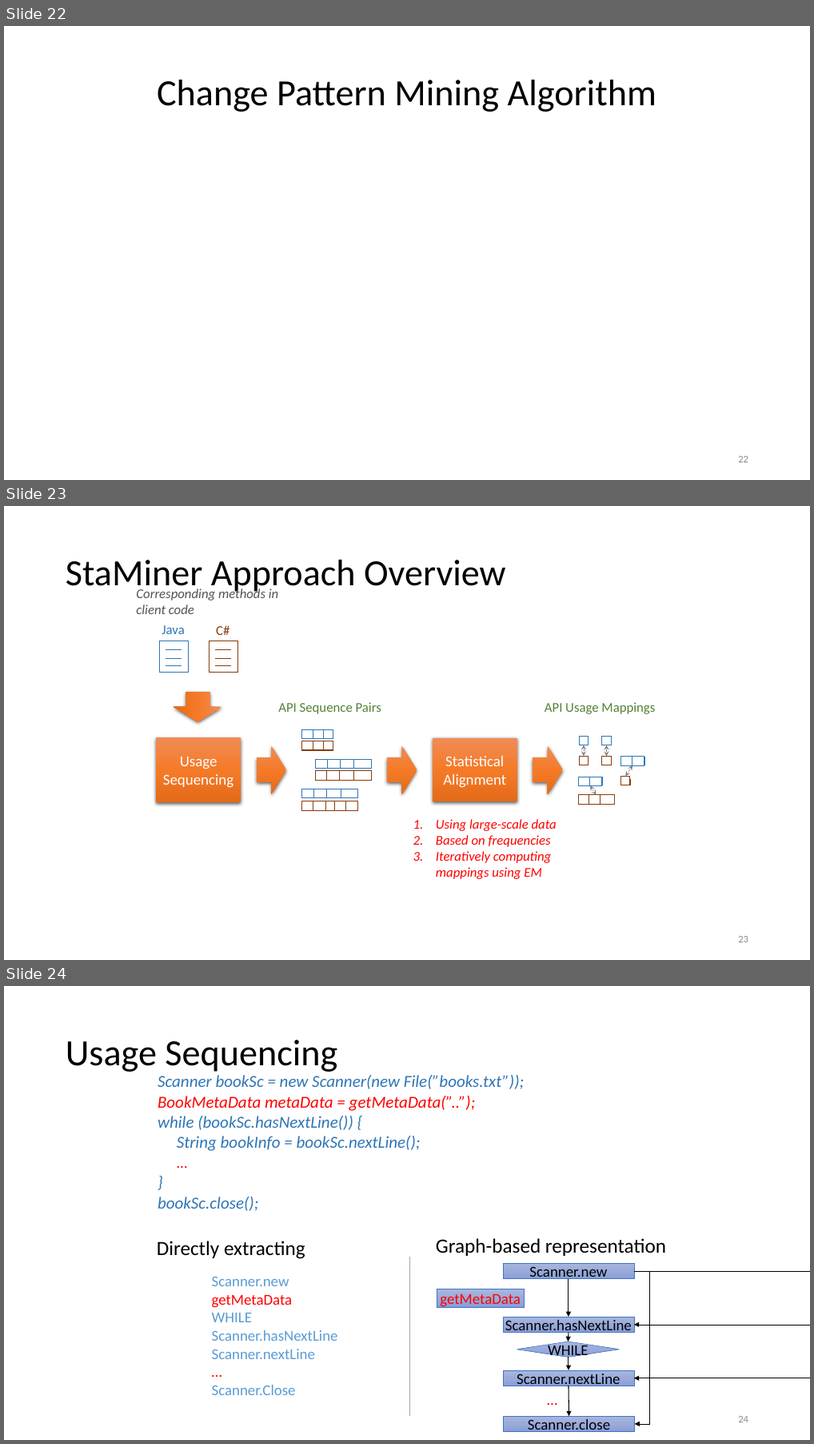
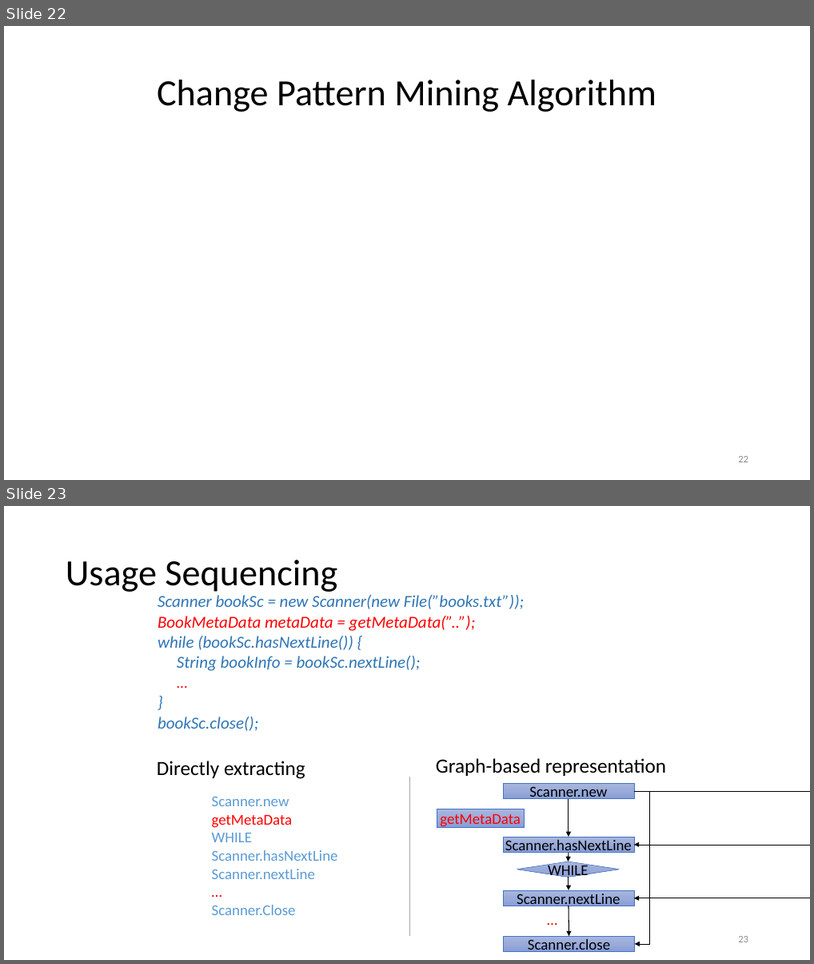
Before and after one commit to nguyenhoan/CPatMiner, a slide deck: CPatMiner_2.pptx. Shown one above the other, each under a label of ours: slides 22, 23 and 24 before the commit, slides 22 and 23 after it. The pictures are 814x1444 and 814x964 pixels, drawn with LibreOffice and Linux fonts; fonts in the diff are those of the drawing. Boxes give left, top, right and bottom in pixels: in the first picture for what was removed or moved away, otherwise in the second. Text is boxed around its words. In the diff, an @@ line names an element or a change of style, - is before the commit and + after.

```diff
--- a/CPatMiner_2.pptx
+++ b/CPatMiner_2.pptx
@@ slide 23 removed at (4, 506, 810, 960), background #FFFFFF @@
@@ title removed at (66, 560, 506, 595) @@
-StaMiner Approach Overview
@@ text removed at (136, 588, 278, 614) @@
-Corresponding methods in client code
@@ text removed at (162, 625, 184, 634) @@
-Java
@@ text removed at (216, 625, 230, 635) @@
-C#
@@ group removed at (159, 641, 189, 672): 3 lines, 1 rectangle @@
@@ group removed at (209, 641, 238, 672): 3 lines, 1 rectangle @@
@@ right arrow removed at (174, 692, 222, 722) @@
@@ text removed at (278, 702, 382, 714) @@
-API Sequence Pairs
@@ text removed at (545, 702, 655, 714) @@
-API Usage Mappings
@@ rectangle removed at (157, 738, 241, 803) @@
-Usage Sequencing
@@ right arrow removed at (257, 745, 286, 794) @@
@@ right arrow removed at (387, 745, 417, 794) @@
@@ rectangle removed at (433, 738, 518, 802) @@
-Statistical Alignment
@@ right arrow removed at (534, 745, 563, 794) @@
@@ group removed at (578, 736, 645, 804): 11 lines, 8 rectangles, 4 double arrows @@
@@ group removed at (302, 729, 372, 810): 17 lines, 6 rectangles @@
@@ text removed at (436, 819, 557, 879) @@
-1. Using large-scale data
-2. Based on frequencies
-3. Iteratively computing mappings using EM
@@ page number removed at (738, 936, 749, 942) @@
-23
@@ what was slide 24 is now slide 23 @@
@@ page number at (738, 936, 749, 942): text changed @@
-24
+23
```
Also in this commit, not shown: 22 other slides removed.
